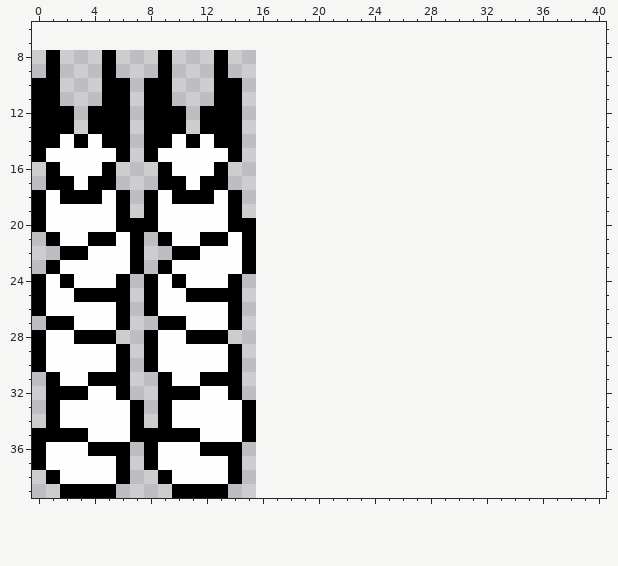
File history of a pixel-art sprite, ZII/NPC/enemy_Worm.png. The picture above is the old version.
The file is 16x32 pixels. Shown: x 0..40, y 6..39. The old version is drawn lined up with the new one, on the new canvas.
New version:
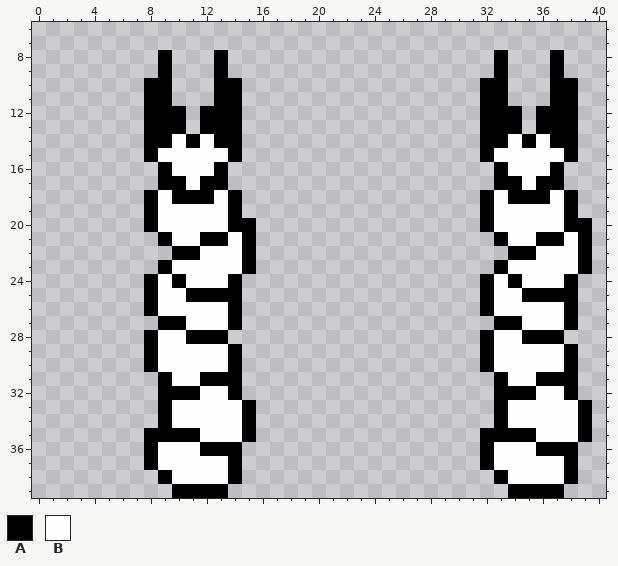
Palette (. is transparent): A #000000  B #fffeff
Changes in this commit:
canvas 16x32 -> 48x40, the old top-left corner now at 0,8
@@ x 0..40 @@
  7 .........................................
- 8 .A...A...A...A...........................
- 9 .A...A...A...A...........................
-10 AA...AA.AA...AA..........................
-11 AA...AA.AA...AA..........................
-12 AAA.AAA.AAA.AAA..........................
-13 AAA.AAA.AAA.AAA..........................
-14 AABABAA.AABABAA..........................
-15 ABBBBBA.ABBBBBA..........................
-16 .ABBBA...ABBBA...........................
-17 .AABAA...AABAA...........................
-18 ABAAABA.ABAAABA..........................
-19 ABBBBBA.ABBBBBA..........................
-20 ABBBBBAAABBBBBAA.........................
-21 .ABBAABA.ABBAABA.........................
-22 ..AABBBA..AABBBA.........................
-23 .ABBBBBA.ABBBBBA.........................
-24 ABABBBA.ABABBBA..........................
-25 ABBAAAA.ABBAAAA..........................
-26 ABBBBBA.ABBBBBA..........................
-27 .AABBBA..AABBBA..........................
-28 ABBAAA..ABBAAA...........................
-29 ABBBBBA.ABBBBBA..........................
-30 ABBBBBA.ABBBBBA..........................
-31 .ABBAAA..ABBAAA..........................
-32 .AAABBA..AAABBA..........................
-33 .ABBBBBA.ABBBBBA.........................
-34 .ABBBBBA.ABBBBBA.........................
-35 AAAABBBAAAAABBBA.........................
-36 ABBBAAA.ABBBAAA..........................
-37 ABBBBBA.ABBBBBA..........................
-38 .ABBBBA..ABBBBA..........................
-39 ..AAAA....AAAA...........................
+ 8 .........A...A...................A...A...
+ 9 .........A...A...................A...A...
+10 ........AA...AA.................AA...AA..
+11 ........AA...AA.................AA...AA..
+12 ........AAA.AAA.................AAA.AAA..
+13 ........AAA.AAA.................AAA.AAA..
+14 ........AABABAA.................AABABAA..
+15 ........ABBBBBA.................ABBBBBA..
+16 .........ABBBA...................ABBBA...
+17 .........AABAA...................AABAA...
+18 ........ABAAABA.................ABAAABA..
+19 ........ABBBBBA.................ABBBBBA..
+20 ........ABBBBBAA................ABBBBBAA.
+21 .........ABBAABA.................ABBAABA.
+22 ..........AABBBA..................AABBBA.
+23 .........ABBBBBA.................ABBBBBA.
+24 ........ABABBBA.................ABABBBA..
+25 ........ABBAAAA.................ABBAAAA..
+26 ........ABBBBBA.................ABBBBBA..
+27 .........AABBBA..................AABBBA..
+28 ........ABBAAA..................ABBAAA...
+29 ........ABBBBBA.................ABBBBBA..
+30 ........ABBBBBA.................ABBBBBA..
+31 .........ABBAAA..................ABBAAA..
+32 .........AAABBA..................AAABBA..
+33 .........ABBBBBA.................ABBBBBA.
+34 .........ABBBBBA.................ABBBBBA.
+35 ........AAAABBBA................AAAABBBA.
+36 ........ABBBAAA.................ABBBAAA..
+37 ........ABBBBBA.................ABBBBBA..
+38 .........ABBBBA..................ABBBBA..
+39 ..........AAAA....................AAAA...
Pixel boxes of the changes (left, top, right, bottom) in both pictures:
erased: (32, 50, 144, 498)
added: (480, 50, 592, 498)
